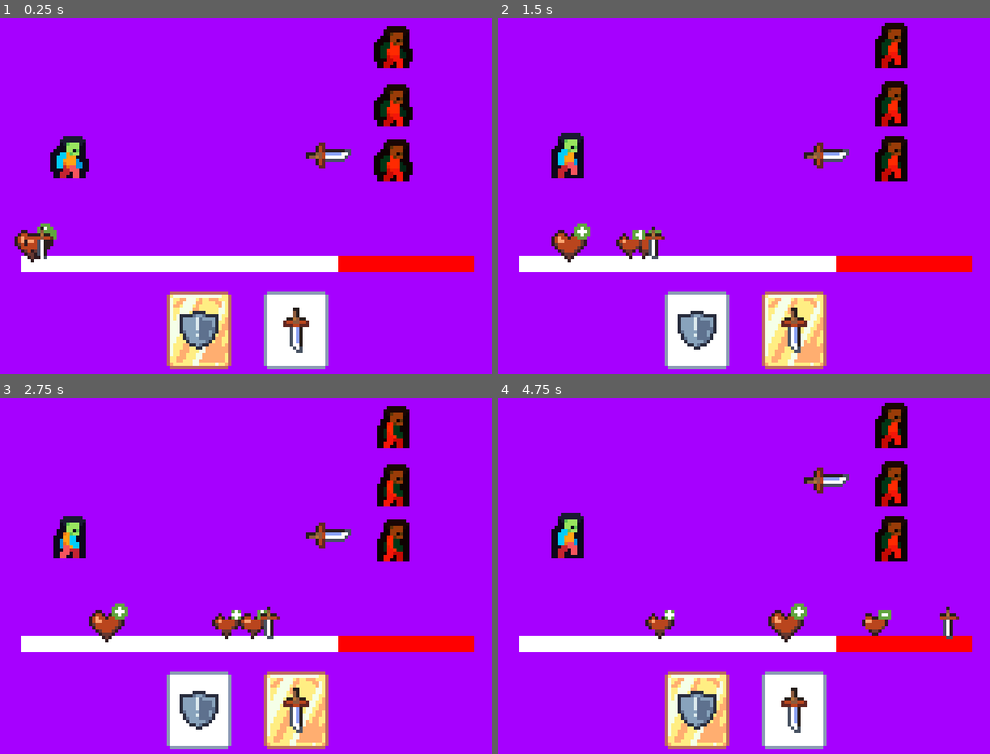
Above: before the commit, frames 1-4 (two rows, left to right).
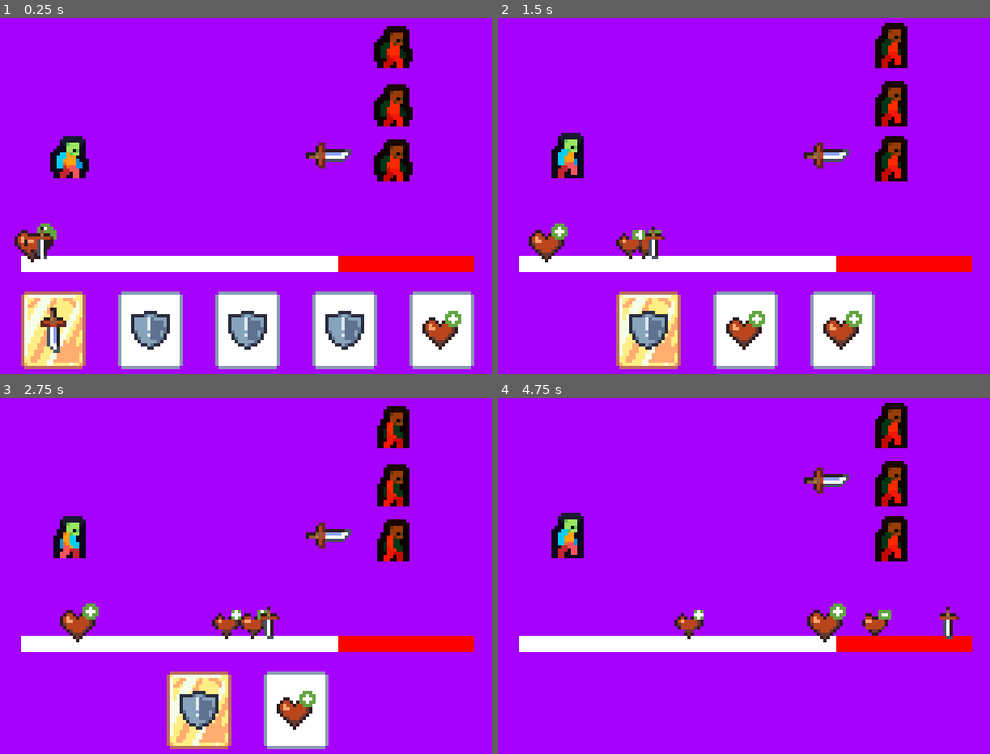
Above: after the commit, the same moments.

Repository: JohnathanRH/GBJAM
Game: Godot game, scene res://screens/main_game.tscn
Same seed, same stepped clock (60 frames per second), same inputs: the game is played once before the commit and once after it.
Inputs:
- Up to frame 1 (0.25 s): no input
- Up to frame 2 (1.5 s): tap Enter (A) at 0.5, 1.35 s; hold D (pad_right) 0.53-1.28 s; hold Enter (A) 0.53-1.28 s; hold S (pad_down) from 1.28 s (still down)
- Up to frame 3 (2.75 s): release S (pad_down) at 2.03 s; hold D (pad_right) from 2.03 s (still down); hold Enter (A) from 2.03 s (still down)
- Up to frame 4 (4.75 s): release D (pad_right) at 2.78 s; release Enter (A) at 2.78 s; hold W (pad_up) 2.78-3.53 s; tap Enter (A) at 2.85, 4.35 s; hold Enter (A) 3.53-4.28 s; hold A (pad_left) from 3.53 s (still down)

The runs differ from the first frame. In frame 1, 16% of the frame differs, in the area x 4-97%, y 76-99%; in frame 2, 12%; in frame 3, 4.9%; in frame 4, 7.2%.

Commit message:
Card deck

Diff:
--- a/wild-west/common/classes/entities.gd
+++ b/wild-west/common/classes/entities.gd
@@ -22,7 +22,6 @@
 	add_to_group("entities")
 
 func _ready() -> void:
-	print("AOIDISJFIOASJDFPIU")
 	mirror_entity_resource()
 	play()
 
--- a/wild-west/entities/player/bullet_pick_control.gd
+++ b/wild-west/entities/player/bullet_pick_control.gd
@@ -20,13 +20,21 @@
 		pointer += 1
 		player.selected_bullet = container.select(pointer)
 
-	if event.is_action_pressed("A"):
+	if event.is_action_pressed("A") and container.get_child_count() != 0:
 		for enemy in player.selected_targets:
 			player.selected_bullet.manual_fire(enemy)
+		container.remove_child(container.selected_button)
+		pointer -= 1
+		if container.get_child_count() != 0:
+			player.selected_bullet = container.select(pointer)
 
 func set_pointer(value: int) -> void:
 	#print(pointer, " ", container.get_child_count(), " ", pointer >= container.get_child_count())
-	if value < 0 or value >= container.get_child_count():
-		print("Warning: Tried to set targeting pointer to an out of bounds value ("+str(pointer)+")")
+	if value < 0:
+		print("Warning: Tried to set targeting pointer to < 0 ("+str(pointer)+")")
+		pointer = 0
+	elif value >= container.get_child_count():
+		print("Warning: Tried to set targeting pointer to >= container cards count ("+str(pointer)+")")
+		pointer = container.get_child_count()-1
 	else:
 		pointer = value
--- a/wild-west/entities/player/default.tres
+++ b/wild-west/entities/player/default.tres
@@ -3,12 +3,13 @@
 [ext_resource type="Script" uid="uid://c0lodpuau3xw2" path="res://common/resources/bullet.gd" id="1_dep3k"]
 [ext_resource type="Resource" uid="uid://cl17as3rpqntr" path="res://props/bullets/damage_bullet/45magnum.tres" id="2_4rtdq"]
 [ext_resource type="Resource" uid="uid://cvjc7kff05eej" path="res://props/bullets/damage_bullet/9mm.tres" id="3_haitf"]
+[ext_resource type="Resource" uid="uid://dulgcwk5ykdbo" path="res://props/bullets/damage_bullet/22lr.tres" id="4_4rtdq"]
 [ext_resource type="Texture2D" uid="uid://c4nquys7l0ukl" path="res://assets/TESTONLY/symbol_slash.png" id="4_c11tb"]
 [ext_resource type="Script" uid="uid://ccpfjmgwt8haq" path="res://common/resources/player_resource.gd" id="5_pss8w"]
 
 [resource]
 script = ExtResource("5_pss8w")
-bullets = Array[ExtResource("1_dep3k")]([ExtResource("2_4rtdq"), ExtResource("3_haitf")])
+bullets = Array[ExtResource("1_dep3k")]([ExtResource("3_haitf"), ExtResource("2_4rtdq"), ExtResource("2_4rtdq"), ExtResource("2_4rtdq"), ExtResource("4_4rtdq"), ExtResource("4_4rtdq")])
 hp = 10.0
 safe_segment = 0.7
 gauge_icon = ExtResource("4_c11tb")
--- a/wild-west/entities/player/enemy_pick_control.gd
+++ b/wild-west/entities/player/enemy_pick_control.gd
@@ -41,7 +41,7 @@
 			else:
 				enemies[chooser].targeted.emit(true)
 				arr.push_back(enemies[chooser])
-	print(arr)
+	#print(arr)
 	player.selected_targets = arr
 
 func untarget_enemies() -> void:
--- a/wild-west/props/bullet_container/bullets_container.gd
+++ b/wild-west/props/bullet_container/bullets_container.gd
@@ -18,5 +18,5 @@
 
 	selected_button = get_child(index)
 	selected_button.selected()
-	#print(selected_button.bullet)
+	#print(selected_button)
 	return selected_button.bullet
--- a/wild-west/props/bullets/damage_bullet/22lr.tres
+++ b/wild-west/props/bullets/damage_bullet/22lr.tres
@@ -1,8 +1,14 @@
 [gd_resource type="Resource" script_class="DamageBullet" format=3 uid="uid://dulgcwk5ykdbo"]
 
+[ext_resource type="PackedScene" uid="uid://dn326kr01lrv2" path="res://props/bullets/slow_gauge/slow_gauge_scene.tscn" id="1_4a432"]
 [ext_resource type="Script" uid="uid://11p4xq0oh645" path="res://props/bullets/damage_bullet/damage_bullet.gd" id="1_isspl"]
+[ext_resource type="Texture2D" uid="uid://cjcl2srddwsmg" path="res://assets/TESTONLY/symbol_heal.png" id="2_vkpnl"]
 
 [resource]
 script = ExtResource("1_isspl")
+linger_duration = 5.0
+effect_potency = 0.6
+effect_scene = ExtResource("1_4a432")
+icon = ExtResource("2_vkpnl")
 potency = 1.0
 metadata/_custom_type_script = "uid://11p4xq0oh645"
